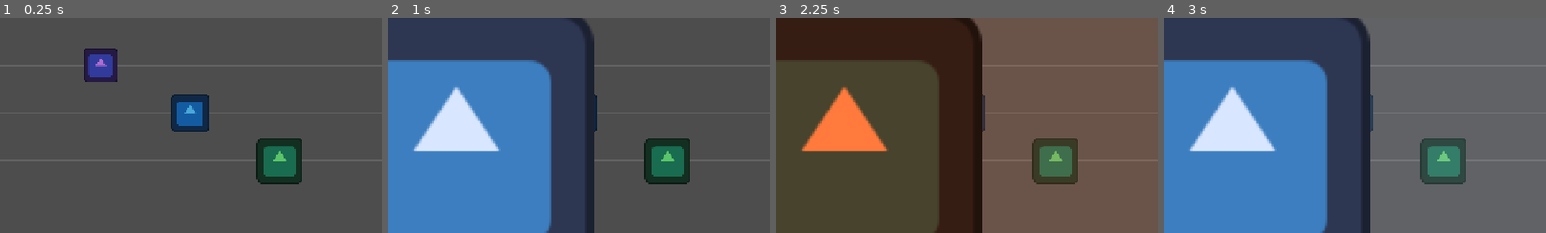
Above: before the commit, frames 1-4 (left to right).
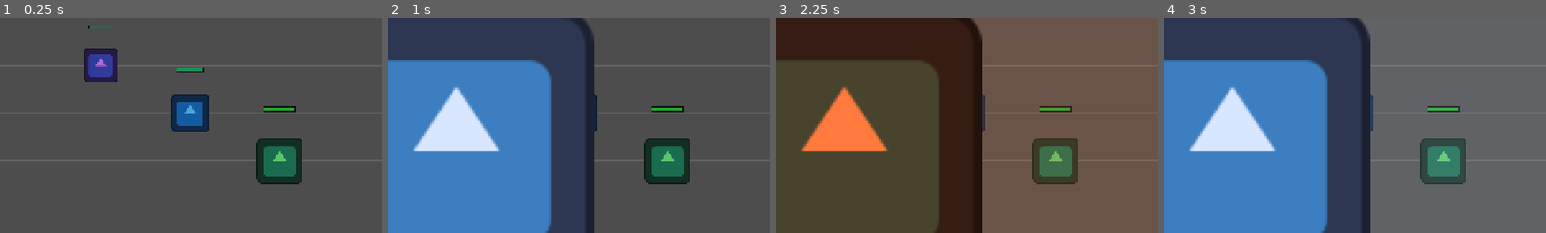
Above: after the commit, the same moments.

Repository: Sosorik/Sublike
Game: Godot game, scene res://scenes/battle/battle.tscn
The game is run twice, just before and just after one commit, with the same random seed, the same clock (stepped at 60 frames per second) and the same inputs. The engine's default icon, where the game draws it, is replaced by a stand-in: a white triangle on a blue panel in a dark square.
Inputs:
- Up to frame 1 (0.25 s): no input
- Up to frame 2 (1 s): click "1. 격려" at 0.5 s
- Up to frame 3 (2.25 s): tap Enter at 1.25 s; tap 1 at 1.35 s; click "2. 화염 부여" at 2 s
- Up to frame 4 (3 s): hold A from 2.78 s (still down); tap 2 at 2.85 s
The pictures show only the part of the screen within x 10-60%, y 20-70%; the shares and areas given below are measured in that part.

The runs differ from the first frame. In frame 1, 0.4% of the frame differs, in the area x 23-78%, y 3-44%; in frame 2, 0.3%; in frame 3, 0.3%; in frame 4, 0.3%.

Commit message:
가신/적 체력바
- health_bar.gd — 텍스처 없이 사각형으로 그리는 머리 위 체력바
- 자식 노드로 배치 (부모 _draw 는 스프라이트에 가려진다)
- 가신은 항상, 적은 피해를 입은 뒤부터 표시
- 남은 비율에 따라 색 변화. 폭은 스프라이트 폭에 비례 (보스는 자동으로 넓어짐)

Co-Authored-By: Claude Opus 5 <noreply@anthropic.com>

Diff:
--- a/scenes/entities/enemy.tscn
+++ b/scenes/entities/enemy.tscn
@@ -2,6 +2,8 @@
 
 [ext_resource type="Script" path="res://scripts/combat/enemy.gd" id="1_enemy"]
 [ext_resource type="Texture2D" uid="uid://sybfbloil8mo" path="res://icon.svg" id="2_icon"]
+
+[ext_resource type="Script" path="res://scripts/ui/health_bar.gd" id="3_bar"]
 
 [sub_resource type="RectangleShape2D" id="RectangleShape2D_enemy"]
 size = Vector2(60, 60)
@@ -17,3 +19,8 @@
 
 [node name="CollisionShape2D" type="CollisionShape2D" parent="."]
 shape = SubResource("RectangleShape2D_enemy")
+
+[node name="HealthBar" type="Node2D" parent="."]
+script = ExtResource("3_bar")
+hide_when_full = true
+ally = false
--- a/scenes/entities/unit.tscn
+++ b/scenes/entities/unit.tscn
@@ -2,6 +2,8 @@
 
 [ext_resource type="Script" path="res://scripts/combat/unit.gd" id="1_unit"]
 [ext_resource type="Texture2D" uid="uid://sybfbloil8mo" path="res://icon.svg" id="2_icon"]
+
+[ext_resource type="Script" path="res://scripts/ui/health_bar.gd" id="3_bar"]
 
 [sub_resource type="RectangleShape2D" id="RectangleShape2D_unit"]
 size = Vector2(60, 60)
@@ -17,3 +19,8 @@
 
 [node name="CollisionShape2D" type="CollisionShape2D" parent="."]
 shape = SubResource("RectangleShape2D_unit")
+
+[node name="HealthBar" type="Node2D" parent="."]
+script = ExtResource("3_bar")
+hide_when_full = false
+ally = true
--- a/scripts/combat/enemy.gd
+++ b/scripts/combat/enemy.gd
@@ -56,6 +56,7 @@
 var _base_color: Color = FALLBACK_COLOR
 
 var _sprite: Sprite2D = null
+var _bar: HealthBar = null
 var _tex_idle: Texture2D = null
 var _tex_battle: Texture2D = null
 var _pose_left: float = 0.0
@@ -96,6 +97,7 @@
 	_lane = lane
 	position = BattleLayout.spawn_position(lane)
 	hp = max_hp
+	_refresh_bar()
 	_advancing = true
 	_blocked_by = null
 	_attack_timer = 0.0
@@ -109,6 +111,8 @@
 
 	var dealt: float = packet.base if packet.ignore_defense else maxf(_min_damage, packet.base - defense)
 	hp -= dealt
+
+	_refresh_bar()
 
 	if not packet.element.is_empty():
 		_apply_element(packet)
@@ -161,6 +165,9 @@
 ## 발끝이 레인 y 에 닿도록 offset 을 내린다.
 func _apply_art(data: Dictionary) -> void:
 	_sprite = get_node_or_null("Sprite2D") as Sprite2D
+	_bar = get_node_or_null("HealthBar") as HealthBar
+	if _bar != null:
+		_bar.visible = true
 	_tex_idle = _load_tex(str(data.get("sprite_idle", "")))
 	_tex_battle = _load_tex(str(data.get("sprite_battle", "")))
 	_pose_left = 0.0
@@ -169,6 +176,7 @@
 		_base_color = Color.from_string(str(data.get("debug_color", "")), FALLBACK_COLOR)
 		modulate = _base_color
 		scale = Vector2.ONE * float(data.get("debug_scale", 1.0))
+		_setup_bar(48.0, 60.0)
 		return
 
 	# 스프라이트를 쓰면 기본색은 흰색이다. 불에 타면 여기서 주황으로 물든다.
@@ -180,12 +188,26 @@
 	var k: float = h / float(_tex_idle.get_height())
 	_sprite.scale = Vector2(k, k)
 	_sprite.offset = Vector2(0.0, -float(_tex_idle.get_height()) * 0.5)
+	_setup_bar(float(_tex_idle.get_width()) * k, h)
 
 
 func _load_tex(path: String) -> Texture2D:
 	if path.is_empty() or not ResourceLoader.exists(path):
 		return null
 	return load(path) as Texture2D
+
+
+## 체력바를 스프라이트 폭에 맞추고 머리 위로 올린다.
+func _setup_bar(sprite_width: float, sprite_height: float) -> void:
+	if _bar == null:
+		return
+	_bar.setup(clampf(sprite_width * 0.9, 30.0, 140.0), -(sprite_height + 10.0))
+	_refresh_bar()
+
+
+func _refresh_bar() -> void:
+	if _bar != null and max_hp > 0.0:
+		_bar.set_ratio(hp / max_hp)
 
 
 func _show_attack_pose() -> void:
--- a/scripts/combat/unit.gd
+++ b/scripts/combat/unit.gd
@@ -72,6 +72,7 @@
 var _blockers: Array[Enemy] = []
 
 var _sprite: Sprite2D = null
+var _bar: HealthBar = null
 var _tex_idle: Texture2D = null
 var _tex_battle: Texture2D = null
 var _pose_left: float = 0.0
@@ -134,6 +135,7 @@
 ## 발끝이 레인 y 에 닿도록 offset 을 내린다 — 슬롯 좌표가 곧 서 있는 바닥이다.
 func _apply_art(data: Dictionary) -> void:
 	_sprite = get_node_or_null("Sprite2D") as Sprite2D
+	_bar = get_node_or_null("HealthBar") as HealthBar
 	_tex_idle = _load_tex(str(data.get("sprite_idle", "")))
 	_tex_battle = _load_tex(str(data.get("sprite_battle", "")))
 
@@ -141,6 +143,7 @@
 		# 임시 아트. 스프라이트가 없을 때만.
 		modulate = Color.from_string(str(data.get("debug_color", "")), FALLBACK_COLOR)
 		scale = Vector2.ONE * float(data.get("debug_scale", 1.0))
+		_setup_bar(48.0, 60.0)
 		return
 
 	modulate = Color.WHITE
@@ -149,12 +152,26 @@
 	var s: float = SPRITE_HEIGHT / float(_tex_idle.get_height())
 	_sprite.scale = Vector2(s, s)
 	_sprite.offset = Vector2(0.0, -float(_tex_idle.get_height()) * 0.5)
+	_setup_bar(float(_tex_idle.get_width()) * s, SPRITE_HEIGHT)
 
 
 func _load_tex(path: String) -> Texture2D:
 	if path.is_empty() or not ResourceLoader.exists(path):
 		return null
 	return load(path) as Texture2D
+
+
+## 체력바를 스프라이트 폭에 맞추고 머리 위로 올린다.
+func _setup_bar(sprite_width: float, sprite_height: float) -> void:
+	if _bar == null:
+		return
+	_bar.setup(clampf(sprite_width * 0.9, 34.0, 120.0), -(sprite_height + 12.0))
+	_refresh_bar()
+
+
+func _refresh_bar() -> void:
+	if _bar != null and max_hp > 0.0:
+		_bar.set_ratio(hp / max_hp)
 
 
 ## 공격 순간 잠깐 전투 자세로 바꾼다. 프레임 애니메이션이 아니라 두 장 교체다.
@@ -235,6 +252,7 @@
 			hp = minf(max_hp, hp + gained)
 		else:
 			hp = minf(hp, max_hp)
+		_refresh_bar()
 
 
 func get_element() -> String:
@@ -305,6 +323,7 @@
 
 	var dealt: float = maxf(_min_damage, packet.base - defense)
 	hp -= dealt
+	_refresh_bar()
 
 	if not packet.silent_number:
 		var at: Vector2 = position + Vector2(0.0, -SPRITE_HEIGHT * 0.55)
@@ -319,6 +338,8 @@
 
 func _die() -> void:
 	modulate = Color(0.35, 0.35, 0.35, 0.6)   # 쓰러진 가신은 어둡게
+	if _bar != null:
+		_bar.visible = false
 
 	# 붙잡고 있던 적들을 놓아 준다. 순회 중 배열이 바뀌므로 복사본을 돈다.
 	var held: Array[Enemy] = _blockers.duplicate()
--- /dev/null
+++ b/scripts/ui/health_bar.gd
@@ -0,0 +1,59 @@
+class_name HealthBar
+extends Node2D
+
+## 유닛 머리 위 체력바. 스프라이트보다 뒤에 그려지면 안 되므로
+## 부모가 아니라 **자식 노드**로 두고 여기서 직접 그린다.
+##
+## 텍스처를 쓰지 않는다 — 사각형 두 개면 충분하고, 아트 리소스를 늘리지 않는다.
+
+const BORDER: Color = Color(0.05, 0.05, 0.07, 0.85)
+const BACK: Color = Color(0.16, 0.16, 0.2, 0.9)
+
+## 가득 찼을 때 숨긴다. 적처럼 수가 많은 쪽에 쓴다.
+@export var hide_when_full: bool = true
+
+## 아군 색 계열을 쓸지. false 면 적 색.
+@export var ally: bool = false
+
+var _width: float = 44.0
+var _height: float = 5.0
+var _ratio: float = 1.0
+
+
+## 크기와 높이를 정한다. 유닛마다 스프라이트 크기가 달라서 배치할 때 넣어 준다.
+func setup(width: float, y_offset: float, bar_height: float = 5.0) -> void:
+	_width = maxf(12.0, width)
+	_height = maxf(3.0, bar_height)
+	position = Vector2(0.0, y_offset)
+	queue_redraw()
+
+
+## 0~1. 값이 바뀔 때만 다시 그린다.
+func set_ratio(ratio: float) -> void:
+	var r: float = clampf(ratio, 0.0, 1.0)
+	if is_equal_approx(r, _ratio):
+		return
+	_ratio = r
+	queue_redraw()
+
+
+func _draw() -> void:
+	if hide_when_full and _ratio >= 1.0:
+		return
+
+	var origin := Vector2(-_width * 0.5, -_height * 0.5)
+	draw_rect(Rect2(origin - Vector2(1.0, 1.0), Vector2(_width + 2.0, _height + 2.0)), BORDER)
+	draw_rect(Rect2(origin, Vector2(_width, _height)), BACK)
+	if _ratio > 0.0:
+		draw_rect(Rect2(origin, Vector2(_width * _ratio, _height)), _fill_color())
+
+
+## 남은 비율에 따라 색이 변한다. 위험한 상태가 눈에 띄어야 한다.
+func _fill_color() -> Color:
+	if ally:
+		if _ratio > 0.5:
+			return Color(0.35, 0.85, 0.4)
+		return Color(0.95, 0.75, 0.25) if _ratio > 0.25 else Color(0.95, 0.3, 0.28)
+	if _ratio > 0.5:
+		return Color(0.88, 0.35, 0.32)
+	return Color(0.95, 0.55, 0.25) if _ratio > 0.25 else Color(1.0, 0.85, 0.4)
Not shown, added: scripts/ui/health_bar.gd.uid
Not shown, changed: docs/PROGRESS.md
